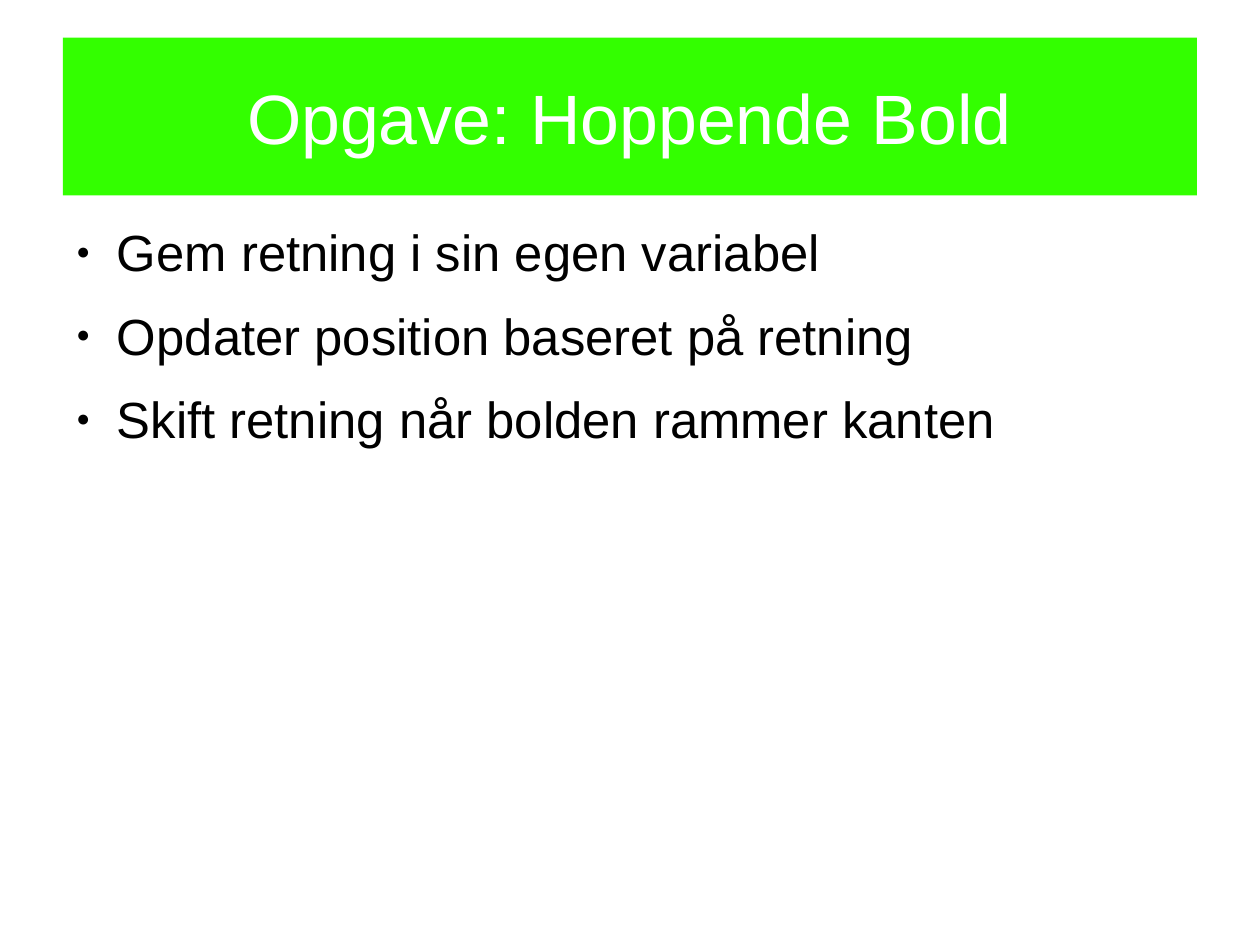
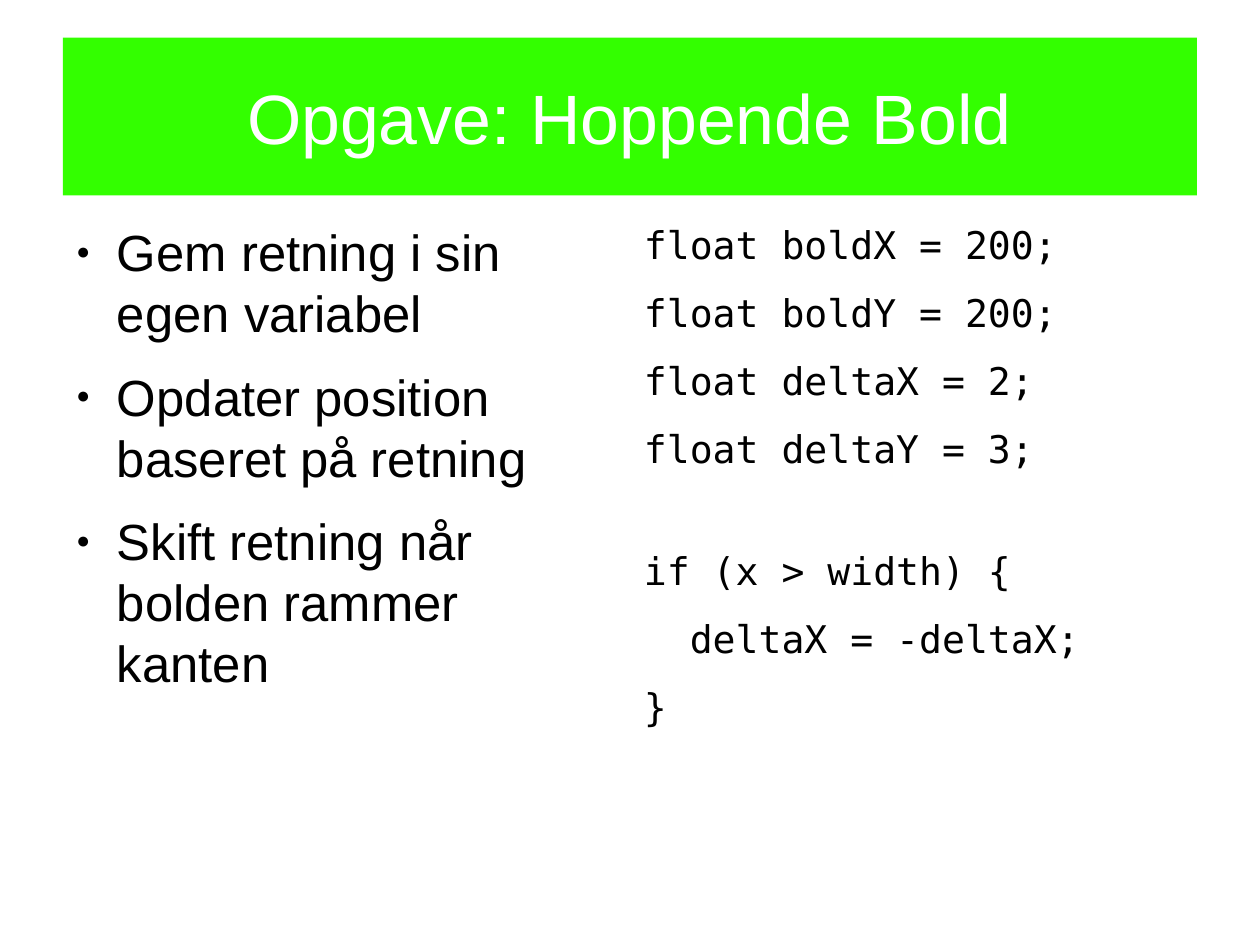
Before and after one commit to openspaceaarhus/Processing-workshops, a slide deck: slide 19 of slides/workshop1/workshop1.odp (slide 18 before the commit). Drawn at 1260x945 pixels with LibreOffice and Linux fonts; fonts in the diff are those of the drawing. Boxes give left, top, right and bottom in pixels: in the first picture for what was removed or moved away, otherwise in the second. Text is boxed around its words. In the diff, an @@ line names an element or a change of style, - is before the commit and + after.

```diff
--- a/slides/workshop1/workshop1.odp
+++ b/slides/workshop1/workshop1.odp
@@ text "Gem retning i sin egen ..." rewrapped from box(117, 234, 994, 449) to box(117, 234, 526, 683) @@
@@ text added at box(644, 229, 1057, 469), 24 pt, text #000000 @@
+float boldX = 200;
+float boldY = 200;
+float deltaX = 2;
+float deltaY = 3;
@@ text added at box(644, 556, 1079, 659), 24 pt, text #000000 @@
+if (x > width) {
+deltaX = -deltaX;
+}
```
Also in this commit, not shown: 8 other slides changed, 2 slides added, 1 slide removed, 1 other file.
